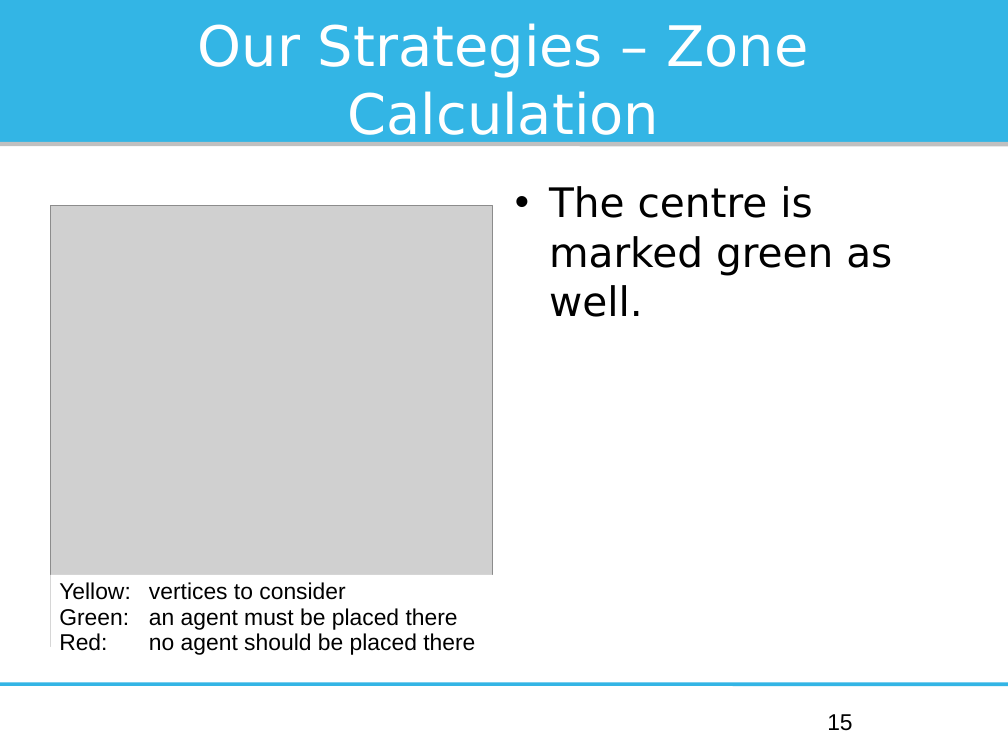
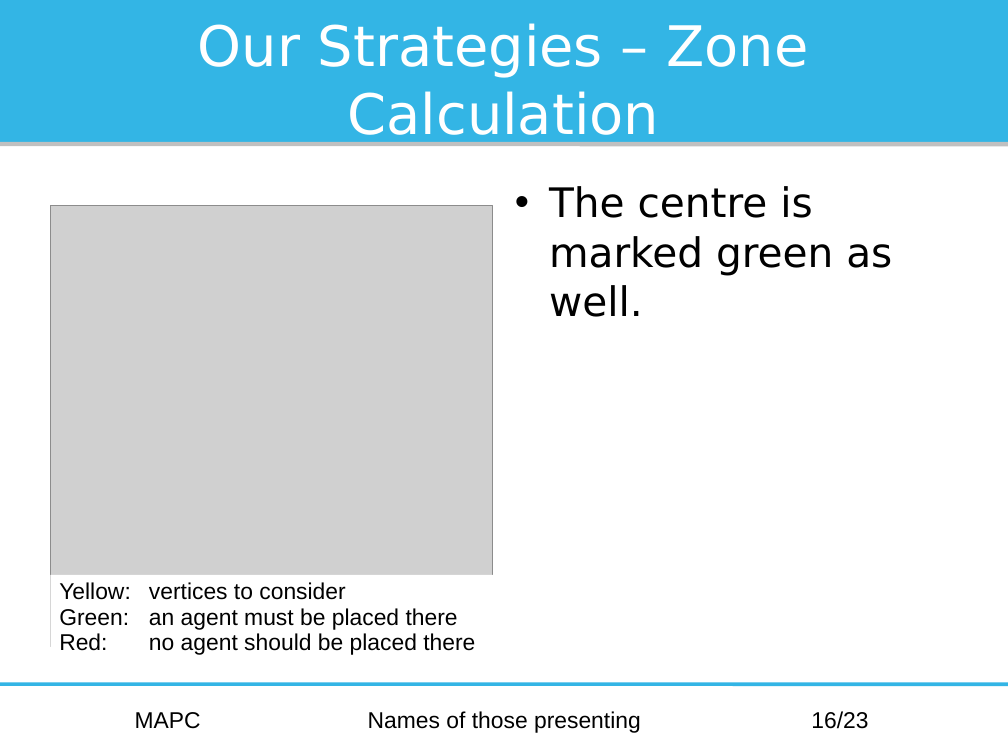
Before and after one commit to Institute-Web-Science-and-Technologies/mapc, a slide deck: slide 16 of Oberseminar/presentation.ppt (slide 15 before the commit). Drawn at 1008x756 pixels with LibreOffice and Linux fonts; fonts in the diff are those of the drawing; grey boxes stand for pictures. Boxes give left, top, right and bottom in pixels: in the first picture for what was removed or moved away, otherwise in the second. Text is boxed around its words. In the diff, an @@ line names an element or a change of style, - is before the commit and + after.

```diff
--- a/Oberseminar/presentation.ppt
+++ b/Oberseminar/presentation.ppt
@@ text added at [135, 712, 201, 729], 18 pt, text #000000 @@
+MAPC
@@ text added at [368, 711, 641, 733], 18 pt, text #000000 @@
+Names of those presenting
@@ page number at [811, 711, 868, 729]: text changed @@
-15
+16/23
```
Also in this commit, not shown: 21 other slides changed, 1 slide added.
